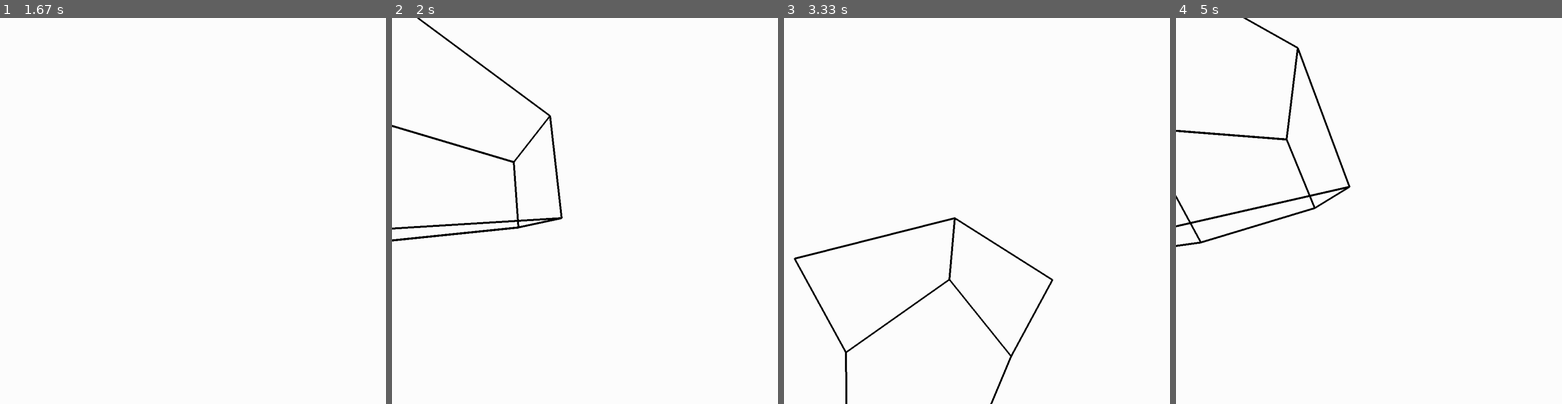
Above: before the commit, frames 1-4 (left to right).
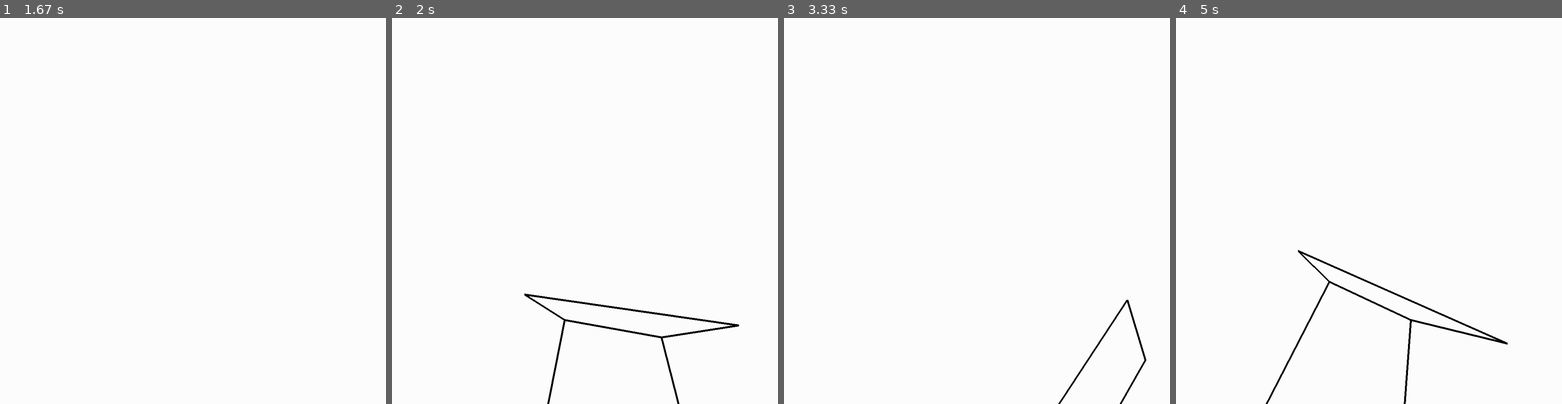
Above: after the commit, the same moments.

Repository: Illuminum2/pygame-3d-projection
Game: pygame game, started from main.py
Two runs of this game, one before a commit and one after it. Both use one fixed random seed, a clock stepped at 60 frames per second and the inputs below.
Inputs:
- Up to frame 1 (1.67 s): hold Right 0.33-0.8 s; hold Up 0.83-1.13 s; hold W 0.83-1.13 s
- Up to frame 2 (2 s): hold Left from 1.67 s (still down); hold A from 1.67 s (still down); tap E at 1.82 s
- Up to frame 3 (3.33 s): release Left at 2.2 s; release A at 2.2 s; hold Down 2.23-2.53 s; hold S 2.23-2.53 s; hold Up from 3 s (still down); hold W from 3 s (still down); tap E at 3.15 s
- Up to frame 4 (5 s): release Up at 3.37 s; release W at 3.37 s; hold Right 3.4-4.03 s; hold D 3.4-4.03 s; hold Left 4.47-4.93 s; hold A 4.47-4.93 s; tap E at 4.62 s; hold Right from 4.97 s (still down); hold D from 4.97 s (still down)

Frame 1 is identical in both runs. In frame 2, 2.2% of the frame differs, in the area x 0-90%, y 0-100%; in frame 3, 1.5%; in frame 4, 2.3%, in the area x 0-86%, y 0-100%.

Commit message:
Fix issue with movement not being relative to camera orientation

Diff:
--- a/graphics/camera.py
+++ b/graphics/camera.py
@@ -25,14 +25,22 @@
         self.y += (R[1][0] * self.speed * movement[0]) + (R[1][1] * self.speed * movement[1]) + (R[1][2] * self.speed * movement[2])
         self.z += (R[2][0] * self.speed * movement[0]) + (R[2][1] * self.speed * movement[1]) + (R[2][2] * self.speed * movement[2])
 
-    def rotate(self, deltaAngleDegrees, axis): # https://en.wikipedia.org/wiki/Quaternions_and_spatial_rotation
+    def rotate(self, deltaAngleDegrees, axis, R): # https://en.wikipedia.org/wiki/Quaternions_and_spatial_rotation
         # Rotation relative to camera orientation
+
+        # Transform world space axis to camera space axis by multiplying with the rotation matrix
+        cameraAxis = [
+            R[0][0] * axis[0] + R[0][1] * axis[1] + R[0][2] * axis[2],
+            R[1][0] * axis[0] + R[1][1] * axis[1] + R[1][2] * axis[2],
+            R[2][0] * axis[0] + R[2][1] * axis[1] + R[2][2] * axis[2]
+        ]
+
         deltaAngle = math.radians(deltaAngleDegrees) / 2
         deltaQ = [
             math.cos(deltaAngle),
-            axis[0] * math.sin(deltaAngle),
-            axis[1] * math.sin(deltaAngle),
-            axis[2] * math.sin(deltaAngle)]
+            cameraAxis[0] * math.sin(deltaAngle),
+            cameraAxis[1] * math.sin(deltaAngle),
+            cameraAxis[2] * math.sin(deltaAngle)]
 
         self.quat = normalize(multiply(self.quat, deltaQ))
 
--- a/graphics/renderEngine.py
+++ b/graphics/renderEngine.py
@@ -34,16 +34,16 @@
             self.cam.move((0, 1, 0), self.dw.pj.R)
 
         if key[pg.K_LEFT]:
-            self.cam.rotate(-5, self.dw.pj.R[1])
+            self.cam.rotate(-5, self.dw.pj.R[1], self.dw.pj.R)
             self.dw.pj.updateR()
         elif key[pg.K_RIGHT]:
-            self.cam.rotate(5, self.dw.pj.R[1])
+            self.cam.rotate(5, self.dw.pj.R[1], self.dw.pj.R)
             self.dw.pj.updateR()
         if key[pg.K_UP]:
-            self.cam.rotate(-5, self.dw.pj.R[0])
+            self.cam.rotate(-5, self.dw.pj.R[0], self.dw.pj.R)
             self.dw.pj.updateR()
         elif key[pg.K_DOWN]:
-            self.cam.rotate(5, self.dw.pj.R[0])
+            self.cam.rotate(5, self.dw.pj.R[0], self.dw.pj.R)
             self.dw.pj.updateR()
 
         elif key[pg.K_ESCAPE]:
